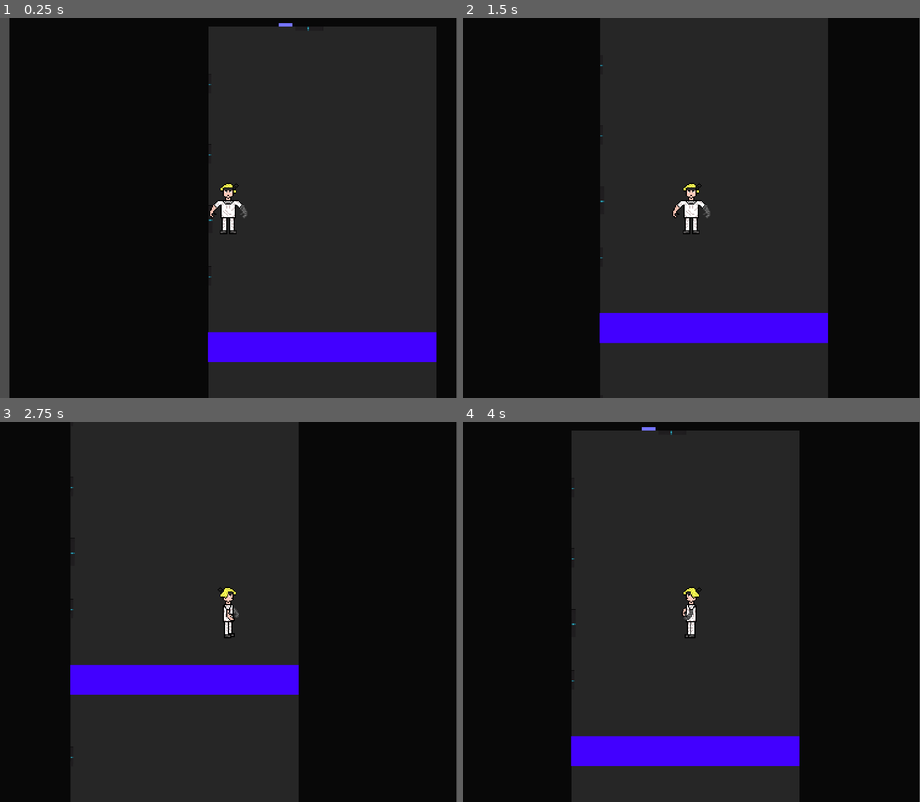
Above: before the commit, frames 1-4 (two rows, left to right).
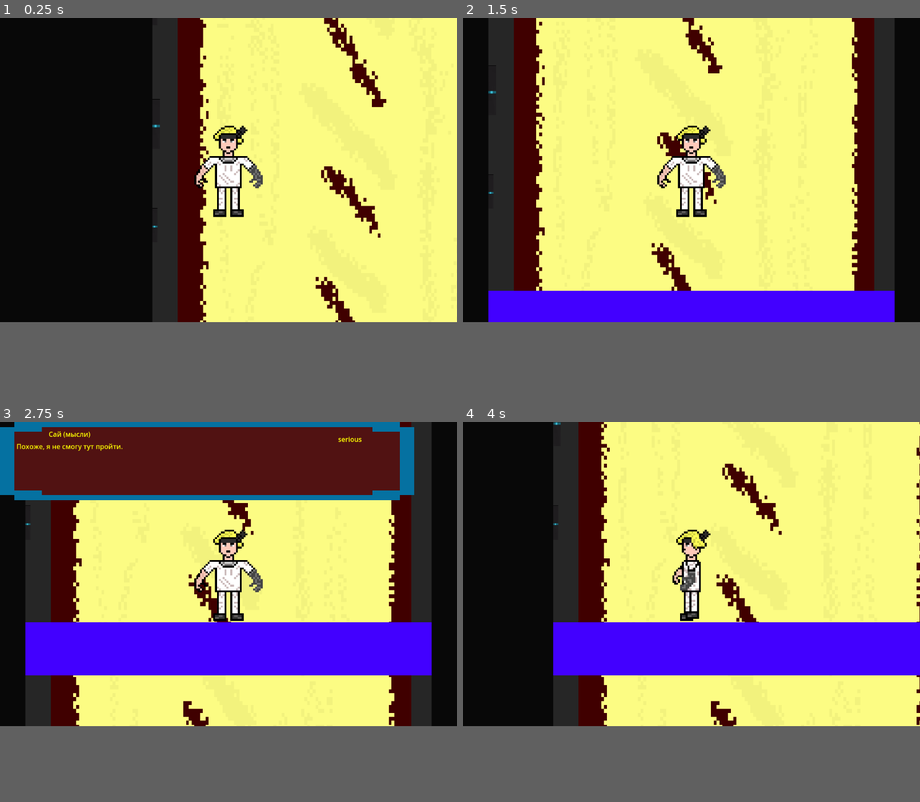
Above: after the commit, the same moments.

Repository: AlhemyD/Another
Game: Godot game, scene res://scenes/K-2/K-2.tscn
The game is run twice, just before and just after one commit, with the same random seed, the same clock (stepped at 60 frames per second) and the same inputs. This scene is started directly instead of the project's main scene.
Inputs:
- Up to frame 1 (0.25 s): no input
- Up to frame 2 (1.5 s): tap Enter at 0.5 s; hold Right (move_right) 0.53-1.28 s; hold Z (touch) 0.53-1.28 s; hold Down (move_down) from 1.28 s (still down); tap Z (touch) at 1.35 s
- Up to frame 3 (2.75 s): release Down (move_down) at 2.03 s; hold Right (move_right) from 2.03 s (still down); hold Z (touch) from 2.03 s (still down)
- Up to frame 4 (4 s): release Right (move_right) at 2.78 s; release Z (touch) at 2.78 s; hold Up (move_up) 2.78-3.53 s; tap Z (touch) at 2.85 s; hold Left (move_left) from 3.53 s (still down); hold Z (touch) from 3.53 s (still down)
The window is 799x666 before the commit and 800x533 after it. Grey fills any space a smaller window leaves; there, only what the larger window draws over its background counts as a difference.

The runs differ from the first frame. In frame 1, 65% of the frame differs, in the area x 0-100%, y 0-100%; in frame 2, 79%; in frame 3, 81%, in the area x 0-95%, y 0-100%; in frame 4, 73%.

Commit message:
Minor sprites changes

Diff:
--- a/project.godot
+++ b/project.godot
@@ -16,8 +16,8 @@
 
 [display]
 
-window/size/viewport_width=1920
-window/size/viewport_height=1920
+window/size/viewport_width=1080
+window/size/viewport_height=720
 window/size/initial_position=Vector2i(0, -480)
 
 [editor]
--- a/scenes/K-1/K-1.tscn
+++ b/scenes/K-1/K-1.tscn
@@ -1,7 +1,8 @@
-[gd_scene load_steps=8 format=3 uid="uid://30415w2xi272"]
+[gd_scene load_steps=9 format=3 uid="uid://30415w2xi272"]
 
 [ext_resource type="PackedScene" uid="uid://bk0pfsyk7lq3q" path="res://scenes/dialogue_box/dialogue_box.tscn" id="1_kbs15"]
 [ext_resource type="PackedScene" uid="uid://dv4w0qns8khpn" path="res://scenes/player/player.tscn" id="1_uyy6p"]
+[ext_resource type="Texture2D" uid="uid://bdfxva1go16v1" path="res://assets/static_objects/Floor.png" id="2_bkhor"]
 [ext_resource type="PackedScene" uid="uid://bqe4li1wg8wwu" path="res://scenes/door/door.tscn" id="2_ojkg2"]
 [ext_resource type="Script" path="res://scenes/dialogue_box/object.gd" id="3_8aq68"]
 [ext_resource type="PackedScene" uid="uid://jpj7klereh7j" path="res://scenes/inventory/inventory.tscn" id="4_mm7gv"]
@@ -17,10 +18,10 @@
 d_file = "res://assets/dialogues/Лаборатория (Kоридор-1)/Лаборатория.json"
 
 [node name="overworld" type="ColorRect" parent="."]
-offset_left = 4.0
-offset_top = 5.00003
-offset_right = 1532.0
-offset_bottom = 1706.0
+offset_left = -364.0
+offset_top = -203.0
+offset_right = 1936.0
+offset_bottom = 2102.0
 color = Color(0.0338533, 0.0338533, 0.0338533, 1)
 
 [node name="K-1" type="StaticBody2D" parent="."]
@@ -38,6 +39,11 @@
 offset_right = 780.0
 offset_bottom = 1284.0
 color = Color(0.147672, 0.147672, 0.147672, 1)
+
+[node name="Sprite2D" type="Sprite2D" parent="K-1"]
+position = Vector2(543, 650.5)
+scale = Vector2(3.32813, 4.68359)
+texture = ExtResource("2_bkhor")
 
 [node name="K-2 sign" type="ColorRect" parent="."]
 offset_left = 570.0
--- a/scenes/K-2/K-2.tscn
+++ b/scenes/K-2/K-2.tscn
@@ -1,11 +1,16 @@
-[gd_scene load_steps=9 format=3 uid="uid://vc1mrb5eg6uh"]
+[gd_scene load_steps=14 format=3 uid="uid://vc1mrb5eg6uh"]
 
 [ext_resource type="PackedScene" uid="uid://dv4w0qns8khpn" path="res://scenes/player/player.tscn" id="1_y2c4m"]
 [ext_resource type="PackedScene" uid="uid://bk0pfsyk7lq3q" path="res://scenes/dialogue_box/dialogue_box.tscn" id="1_ylbfd"]
 [ext_resource type="PackedScene" uid="uid://bqe4li1wg8wwu" path="res://scenes/door/door.tscn" id="2_64sh4"]
 [ext_resource type="PackedScene" uid="uid://jpj7klereh7j" path="res://scenes/inventory/inventory.tscn" id="2_aisp7"]
 [ext_resource type="PackedScene" uid="uid://81h4c3yytnwf" path="res://scenes/closed_door/closed_door.tscn" id="2_gq1pk"]
+[ext_resource type="Texture2D" uid="uid://bdfxva1go16v1" path="res://assets/static_objects/Floor.png" id="2_jttfa"]
 [ext_resource type="Script" path="res://scenes/dialogue_box/object.gd" id="3_i8hbe"]
+[ext_resource type="Texture2D" uid="uid://c3ssokqm6p2bv" path="res://assets/static_objects/Wall.png" id="3_s2bv3"]
+[ext_resource type="Texture2D" uid="uid://c1moogdguqwt6" path="res://assets/static_objects/Sign.png" id="6_julng"]
+[ext_resource type="Texture2D" uid="uid://d30h27dqiaphk" path="res://assets/static_objects/door.png" id="7_hnset"]
+[ext_resource type="PackedScene" uid="uid://ds18suapeyy2l" path="res://scenes/sign_up/sign_up.tscn" id="7_jydws"]
 
 [sub_resource type="PhysicsMaterial" id="PhysicsMaterial_lgheb"]
 
@@ -17,16 +22,20 @@
 [node name="DialogueBox" parent="." instance=ExtResource("1_ylbfd")]
 
 [node name="overworld" type="ColorRect" parent="."]
-offset_left = 4.0
-offset_top = 5.00003
-offset_right = 1532.0
-offset_bottom = 1706.0
+offset_left = -347.0
+offset_top = -678.0
+offset_right = 1954.0
+offset_bottom = 2056.0
 color = Color(0.0338533, 0.0338533, 0.0338533, 1)
+
+[node name="Sprite2D2" type="Sprite2D" parent="."]
+position = Vector2(657.5, 198)
+scale = Vector2(4.10156, 0.8125)
+texture = ExtResource("3_s2bv3")
 
 [node name="K-2" type="StaticBody2D" parent="."]
 position = Vector2(122, 232)
 physics_material_override = SubResource("PhysicsMaterial_lgheb")
-metadata/_edit_group_ = true
 
 [node name="CollisionPolygon2D" type="CollisionPolygon2D" parent="K-2"]
 build_mode = 1
@@ -38,6 +47,11 @@
 offset_right = 780.0
 offset_bottom = 1284.0
 color = Color(0.147672, 0.147672, 0.147672, 1)
+
+[node name="Sprite2D" type="Sprite2D" parent="K-2"]
+position = Vector2(543, 650.5)
+scale = Vector2(3.32813, 4.68359)
+texture = ExtResource("2_jttfa")
 
 [node name="closed_door3" parent="." instance=ExtResource("2_gq1pk")]
 position = Vector2(198, 367)
@@ -71,19 +85,19 @@
 position = Vector2(1058.38, 546.55)
 shape = SubResource("RectangleShape2D_wj4wf")
 
-[node name="K-1 sign" type="ColorRect" parent="."]
-offset_left = 570.0
-offset_top = 242.0
-offset_right = 599.0
-offset_bottom = 249.0
-color = Color(0.458824, 0.454902, 1, 1)
+[node name="K-1 sign" type="Sprite2D" parent="."]
+position = Vector2(568, 182)
+scale = Vector2(1.79688, 2.3125)
+texture = ExtResource("6_julng")
+metadata/_edit_group_ = true
 
 [node name="Area2D" type="Area2D" parent="K-1 sign"]
 script = ExtResource("3_i8hbe")
 object_d_file = "res://assets/dialogues/Отдел по выявлению неполадок (Kоридор-2)/Табличка с надписью (К-1).json"
 
 [node name="CollisionPolygon2D" type="CollisionPolygon2D" parent="K-1 sign/Area2D"]
-polygon = PackedVector2Array(0, 7, 29, 7, 14, 11)
+position = Vector2(-17, 1)
+polygon = PackedVector2Array(1.41739, 33.1622, 32.026, 33.5946, 33, 7, 1.3902, 7)
 
 [node name="КПП sign" type="ColorRect" parent="."]
 offset_left = 551.0
@@ -91,6 +105,8 @@
 offset_right = 580.0
 offset_bottom = 1523.0
 color = Color(0.458824, 0.454902, 1, 1)
+
+[node name="AnimatedSprite2D" parent="." instance=ExtResource("7_jydws")]
 
 [node name="door (Sai_room)" parent="." instance=ExtResource("2_64sh4")]
 position = Vector2(422, 684)
@@ -106,8 +122,14 @@
 polygon = PackedVector2Array(0, 0, -6.10352e-05, 9, 27.9999, 18.0001, 59, 9.00018, 59, 0.000183105)
 
 [node name="door (K-1)" parent="." instance=ExtResource("2_64sh4")]
-position = Vector2(605, 249)
+position = Vector2(605, 240)
 scene = "res://scenes/K-1/K-1.tscn"
+metadata/_edit_group_ = true
+
+[node name="Sprite2D" type="Sprite2D" parent="door (K-1)"]
+position = Vector2(29.625, -39.75)
+scale = Vector2(0.59949, 0.497449)
+texture = ExtResource("7_hnset")
 
 [node name="door (КПП)" parent="." instance=ExtResource("2_64sh4")]
 position = Vector2(658, 1516)
@@ -123,4 +145,4 @@
 [node name="Inventory" parent="." instance=ExtResource("2_aisp7")]
 
 [node name="Player" parent="." instance=ExtResource("1_y2c4m")]
-position = Vector2(464, 639)
+position = Vector2(512, 717)
--- a/scenes/dialogue_box/dialogue_box.tscn
+++ b/scenes/dialogue_box/dialogue_box.tscn
@@ -9,14 +9,8 @@
 [node name="NinePatchRect" type="NinePatchRect" parent="."]
 texture_filter = 1
 anchors_preset = -1
-anchor_left = 0.51
-anchor_top = -0.112
-anchor_right = 0.51
-anchor_bottom = -0.112
-offset_left = -979.2
-offset_top = 336.0
-offset_right = -0.200073
-offset_bottom = 521.0
+offset_right = 979.0
+offset_bottom = 185.0
 texture = ExtResource("2_gucsf")
 patch_margin_left = 1
 patch_margin_right = 1
--- a/scenes/sai_room/sai_room.tscn
+++ b/scenes/sai_room/sai_room.tscn
@@ -1,7 +1,8 @@
-[gd_scene load_steps=13 format=3 uid="uid://m6nj4ifhlr17"]
+[gd_scene load_steps=14 format=3 uid="uid://m6nj4ifhlr17"]
 
 [ext_resource type="Script" path="res://scenes/dialogue_box/object.gd" id="1_7fybd"]
 [ext_resource type="PackedScene" uid="uid://dv4w0qns8khpn" path="res://scenes/player/player.tscn" id="1_lykhb"]
+[ext_resource type="Texture2D" uid="uid://c3ssokqm6p2bv" path="res://assets/static_objects/Wall.png" id="2_2yaum"]
 [ext_resource type="PackedScene" uid="uid://bqe4li1wg8wwu" path="res://scenes/door/door.tscn" id="2_mmp4u"]
 [ext_resource type="PackedScene" uid="uid://bw560impcvkb7" path="res://scenes/MRI/mri.tscn" id="2_v8cs4"]
 [ext_resource type="PackedScene" uid="uid://bk0pfsyk7lq3q" path="res://scenes/dialogue_box/dialogue_box.tscn" id="3_h7g21"]
@@ -21,24 +22,31 @@
 [node name="Node" type="Node"]
 
 [node name="DialogueBox" parent="." instance=ExtResource("3_h7g21")]
-offset = Vector2(550, 600)
-transform = Transform2D(1, 0, 0, 1, 550, 600)
 d_file = "res://assets/dialogues/Комната Сая/Комната Сая.json"
 
 [node name="overworld" type="ColorRect" parent="."]
-offset_left = -61.0
-offset_top = -52.0
-offset_right = 1178.0
-offset_bottom = 672.0
+offset_left = -864.0
+offset_top = -644.0
+offset_right = 2152.0
+offset_bottom = 1223.0
 color = Color(0.0338533, 0.0338533, 0.0338533, 1)
 
 [node name="Sai\'s room" type="StaticBody2D" parent="."]
 physics_material_override = SubResource("PhysicsMaterial_ecdlc")
-metadata/_edit_group_ = true
 
 [node name="CollisionPolygon2D" type="CollisionPolygon2D" parent="Sai\'s room"]
 build_mode = 1
 polygon = PackedVector2Array(300, 92, 300, 572, 780, 572, 780, 92)
+
+[node name="Sprite2D" type="Sprite2D" parent="Sai\'s room"]
+position = Vector2(535, 326)
+scale = Vector2(5.54687, 5.14062)
+texture = ExtResource("2_2yaum")
+
+[node name="Sprite2D2" type="Sprite2D" parent="Sai\'s room"]
+position = Vector2(542, 332)
+scale = Vector2(4.15625, 4.26563)
+texture = ExtResource("2_2yaum")
 
 [node name="wallpaper" type="ColorRect" parent="Sai\'s room"]
 offset_left = 300.0
--- /dev/null
+++ b/scenes/sign_up/sign_up.gd
@@ -0,0 +1,4 @@
+extends AnimatedSprite2D
+
+func _ready():
+	self.play()
--- /dev/null
+++ b/scenes/sign_up/sign_up.tscn
@@ -0,0 +1,38 @@
+[gd_scene load_steps=8 format=3 uid="uid://ds18suapeyy2l"]
+
+[ext_resource type="Texture2D" uid="uid://gn5o8kcqdeug" path="res://assets/static_objects/sign_up/Sign_up1.png" id="1_xxcvn"]
+[ext_resource type="Texture2D" uid="uid://swy0g5ku0lav" path="res://assets/static_objects/sign_up/Sign_up2.png" id="2_f73od"]
+[ext_resource type="Texture2D" uid="uid://b27ga8ooa2xvi" path="res://assets/static_objects/sign_up/Sign_up3.png" id="3_2fc21"]
+[ext_resource type="Texture2D" uid="uid://c3053tifk33tx" path="res://assets/static_objects/sign_up/Sign_up4.png" id="4_tqp8o"]
+[ext_resource type="Texture2D" uid="uid://b2qrsvchdtven" path="res://assets/static_objects/sign_up/Sign_up5.png" id="5_3887c"]
+[ext_resource type="Script" path="res://scenes/sign_up/sign_up.gd" id="6_33u12"]
+
+[sub_resource type="SpriteFrames" id="SpriteFrames_lwpan"]
+animations = [{
+"frames": [{
+"duration": 1.0,
+"texture": ExtResource("1_xxcvn")
+}, {
+"duration": 1.0,
+"texture": ExtResource("2_f73od")
+}, {
+"duration": 1.0,
+"texture": ExtResource("3_2fc21")
+}, {
+"duration": 1.0,
+"texture": ExtResource("4_tqp8o")
+}, {
+"duration": 1.0,
+"texture": ExtResource("5_3887c")
+}],
+"loop": true,
+"name": &"default",
+"speed": 5.0
+}]
+
+[node name="AnimatedSprite2D" type="AnimatedSprite2D"]
+position = Vector2(563, 1508)
+scale = Vector2(2.0625, 2.0625)
+sprite_frames = SubResource("SpriteFrames_lwpan")
+frame_progress = 0.317132
+script = ExtResource("6_33u12")
Binary file added: assets/static_objects/Floor.png
Not shown, added: assets/static_objects/Floor.png.import
Binary file added: assets/static_objects/Sign.png
Not shown, added: assets/static_objects/Sign.png.import
Binary file added: assets/static_objects/Wall.png
Not shown, added: assets/static_objects/Wall.png.import
Binary file added: assets/static_objects/door.png
Not shown, added: assets/static_objects/door.png.import
Binary file added: assets/static_objects/sign_up/Sign_up1.png
Not shown, added: assets/static_objects/sign_up/Sign_up1.png.import
Binary file added: assets/static_objects/sign_up/Sign_up2.png
Not shown, added: assets/static_objects/sign_up/Sign_up2.png.import
(and 7 more such lines)
